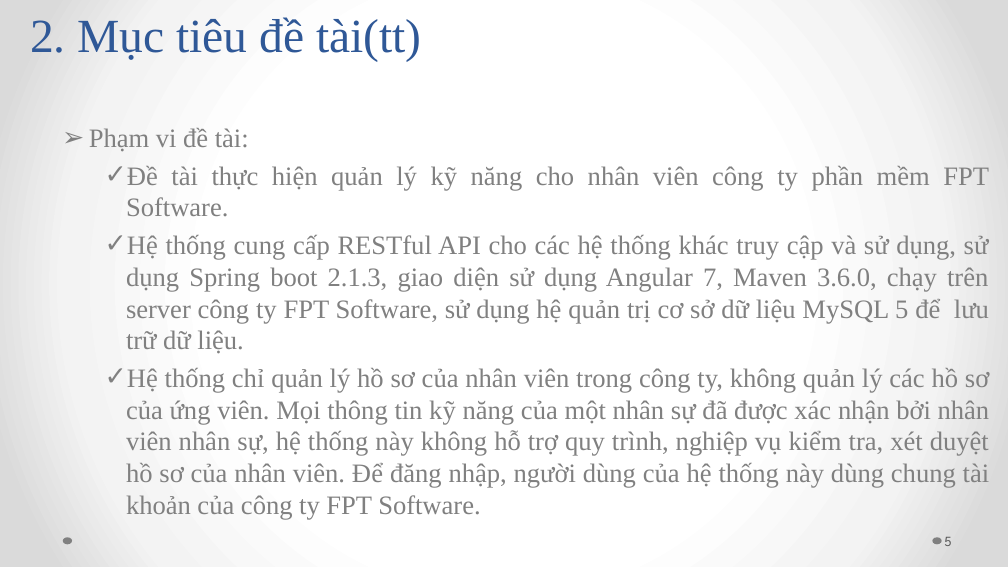
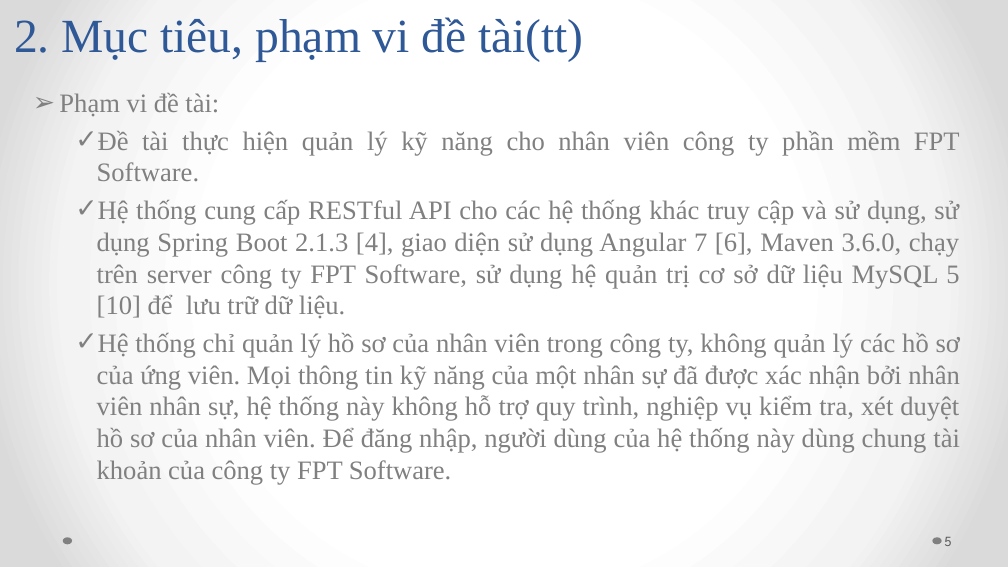
Before and after one commit to andy3520/intern-final-doc, a slide deck: slide 5 of doc/BAO_CAO-DO_AN_TOT_NGHIEP-SKILL_INVENTORY.pptx. Drawn at 1008x567 pixels with LibreOffice and Linux fonts; fonts in the diff are those of the drawing. Boxes give left, top, right and bottom in pixels: in the first picture for what was removed or moved away, otherwise in the second. Text is boxed around its words. In the diff, an @@ line names an element or a change of style, - is before the commit and + after.

```diff
--- a/doc/BAO_CAO-DO_AN_TOT_NGHIEP-SKILL_INVENTORY.pptx
+++ b/doc/BAO_CAO-DO_AN_TOT_NGHIEP-SKILL_INVENTORY.pptx
@@ title at (14, 17, 583, 62): text changed @@
-2. Mục tiêu đề tài(tt)
+2. Mục tiêu, phạm vi đề tài(tt)
@@ text "Phạm vi đề tài:": place and size @@
-text "Phạm vi đề tài:" at (89, 128, 990, 520)
+text "Phạm vi đề tài:" at (59, 93, 960, 485)
@@ text at (97, 200, 959, 318): text changed @@
-    ✓ Hệ thống cung cấp RESTful API cho các hệ thống khác truy cập và sử dụng, sử dụng Spring boot 2.1.3, giao diện sử dụng Angular 7, Maven 3.6.0, chạy trên server công ty FPT Software, sử dụng hệ quản trị cơ sở dữ liệu MySQL 5 để lưu trữ dữ liệu.
+    ✓ Hệ thống cung cấp RESTful API cho các hệ thống khác truy cập và sử dụng, sử dụng Spring Boot 2.1.3 [4], giao diện sử dụng Angular 7 [6], Maven 3.6.0, chạy trên server công ty FPT Software, sử dụng hệ quản trị cơ sở dữ liệu MySQL 5 [10] để lưu trữ dữ liệu.
```
Also in this commit, not shown: 11 other slides changed, 2 other files.
